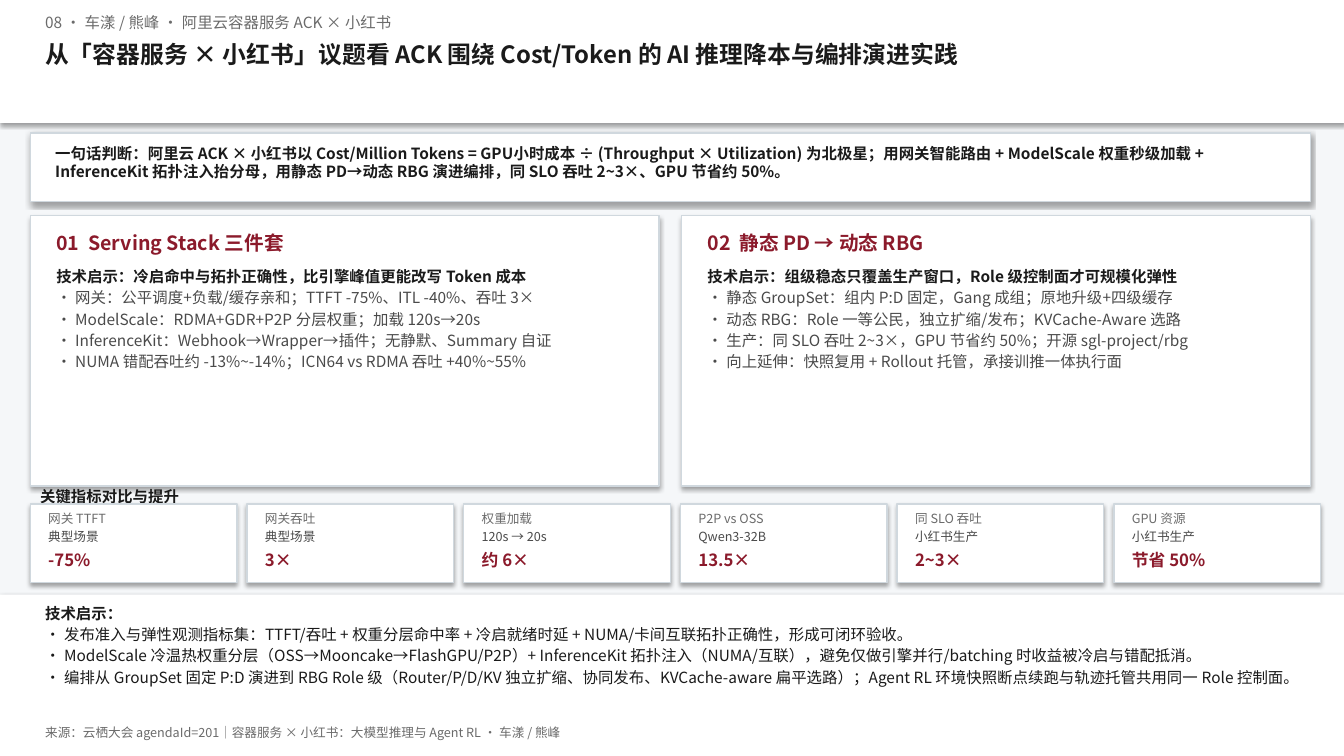
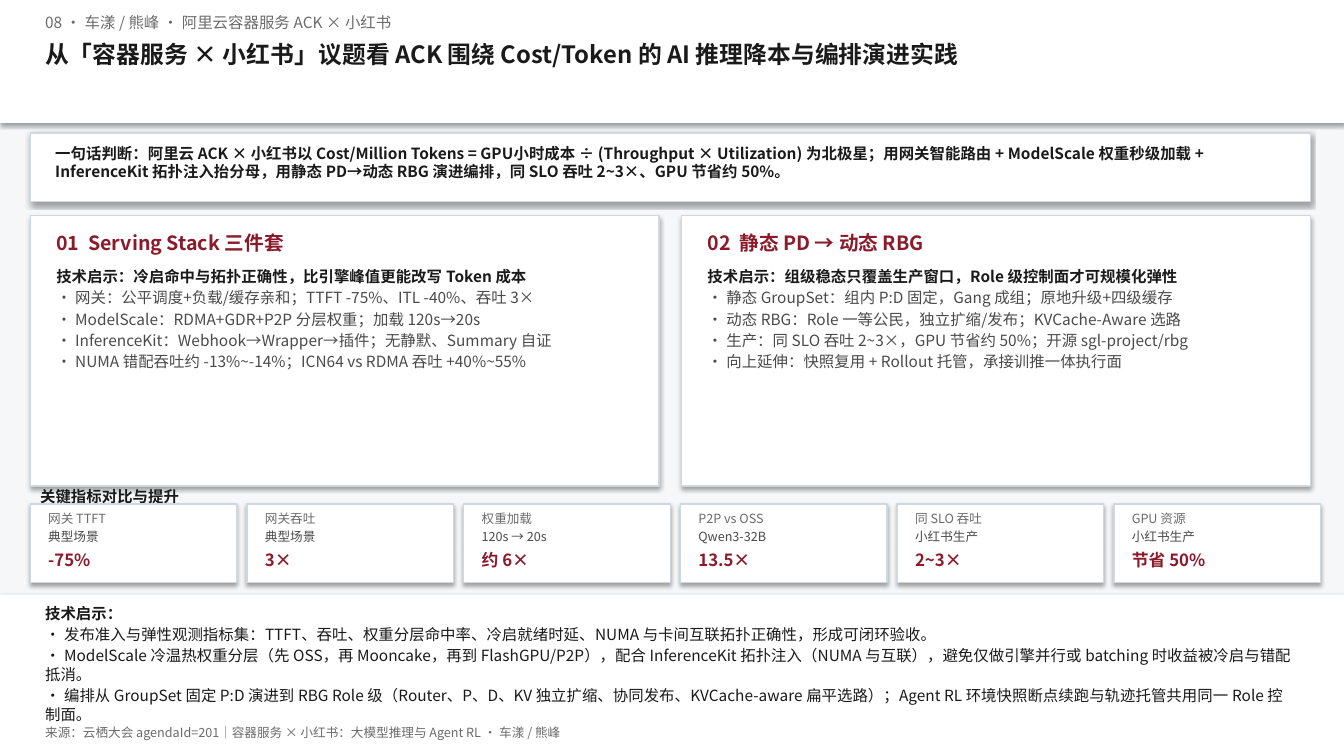
Before and after one commit to Annie-Summer/Kthena, a slide deck: slide 1 of yunqi-2026-agenda-201/docs/洞察一页-08-容器服务 × 小红书：大模型推理与 Agent RL.pptx. Drawn at 1344x756 pixels with LibreOffice and Linux fonts; fonts in the diff are those of the drawing. Boxes give left, top, right and bottom in pixels: in the first picture for what was removed or moved away, otherwise in the second. Text is boxed around its words. In the diff, an @@ line names an element or a change of style, - is before the commit and + after.

```diff
--- a/yunqi-2026-agenda-201/docs/洞察一页-08-容器服务 × 小红书：大模型推理与 Agent RL.pptx
+++ b/yunqi-2026-agenda-201/docs/洞察一页-08-容器服务 × 小红书：大模型推理与 Agent RL.pptx
@@ text at (x1=45, y1=627, x2=1291, y2=722): text changed @@
-• 发布准入与弹性观测指标集：TTFT/吞吐 + 权重分层命中率 + 冷启就绪时延 + NUMA/卡间互联拓扑正确性，形成可闭环验收。
-• ModelScale 冷温热权重分层（OSS→Mooncake→FlashGPU/P2P）+ InferenceKit 拓扑注入（NUMA/互联），避免仅做引擎并行/batching 时收益被冷启与错配抵消。
-• 编排从 GroupSet 固定 P:D 演进到 RBG Role 级（Router/P/D/KV 独立扩缩、协同发布、KVCache-aware 扁平选路）；Agent RL 环境快照断点续跑与轨迹托管共用同一 Role 控制面。
+• 发布准入与弹性观测指标集：TTFT、吞吐、权重分层命中率、冷启就绪时延、NUMA 与卡间互联拓扑正确性，形成可闭环验收。
+• ModelScale 冷温热权重分层（先 OSS，再 Mooncake，再到 FlashGPU/P2P），配合 InferenceKit 拓扑注入（NUMA 与互联），避免仅做引擎并行或 batching 时收益被冷启与错配抵消。
+• 编排从 GroupSet 固定 P:D 演进到 RBG Role 级（Router、P、D、KV 独立扩缩、协同发布、KVCache-aware 扁平选路）；Agent RL 环境快照断点续跑与轨迹托管共用同一 Role 控制面。
```
Also in this commit, not shown: 4 other files.
